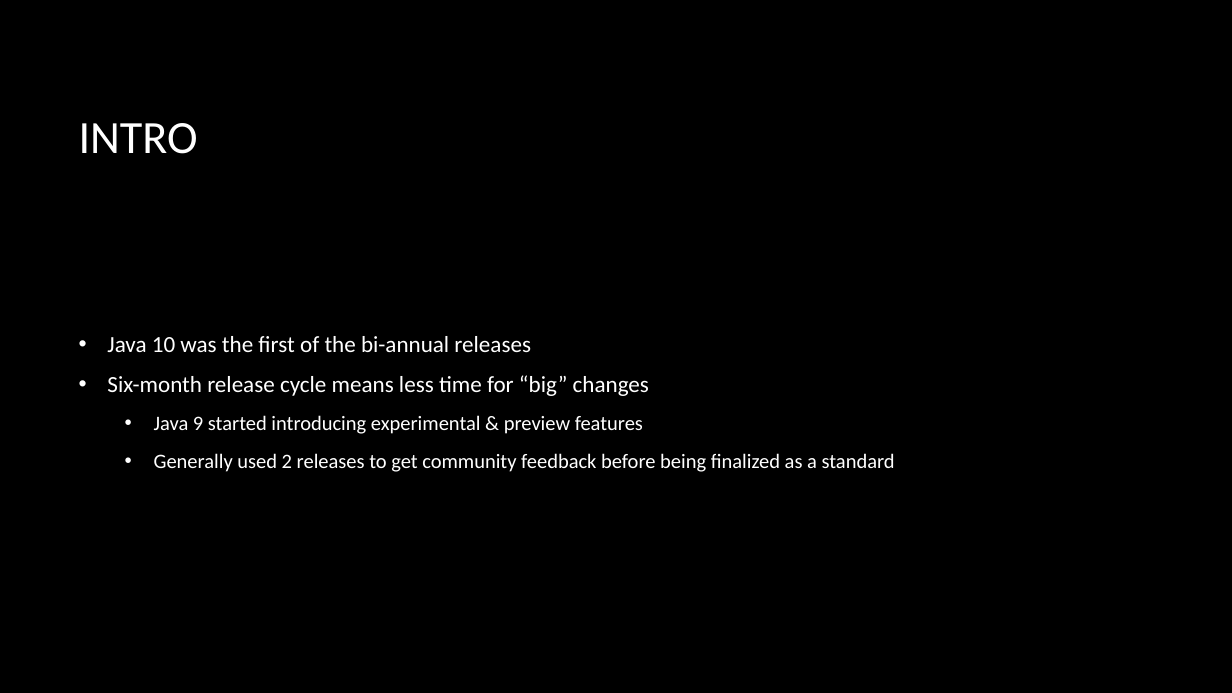
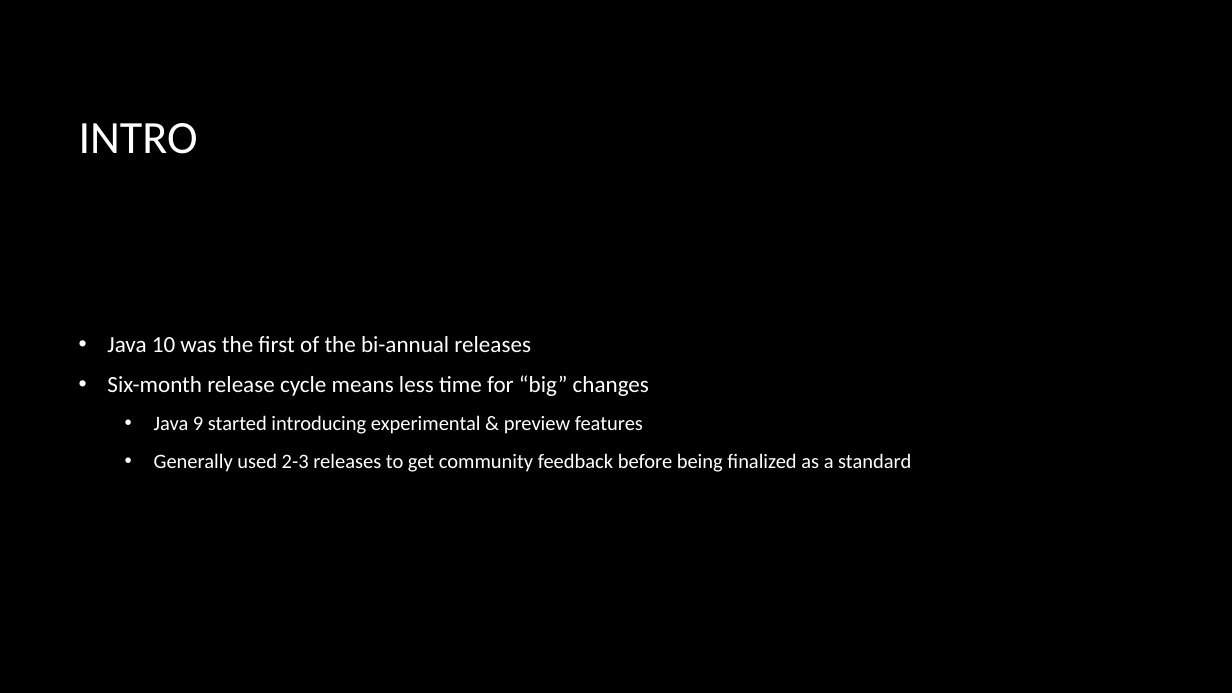
Before and after one commit to macdaddyaz/modern-java, a slide deck: slide 5 of Java 9 and up.pptx. Drawn at 1232x693 pixels with LibreOffice and Linux fonts; fonts in the diff are those of the drawing; background and template pictures are left out. Boxes give left, top, right and bottom in pixels: in the first picture for what was removed or moved away, otherwise in the second. Text is boxed around its words. In the diff, an @@ line names an element or a change of style, - is before the commit and + after.

```diff
--- a/Java 9 and up.pptx
+++ b/Java 9 and up.pptx
@@ text at (x1=154, y1=453, x2=911, y2=472): text changed @@
-  • Generally used 2 releases to get community feedback before being finalized as a standard
+  • Generally used 2-3 releases to get community feedback before being finalized as a standard
```
Also in this commit, not shown: 19 other slides changed, 9 slides added, 3 other files.
